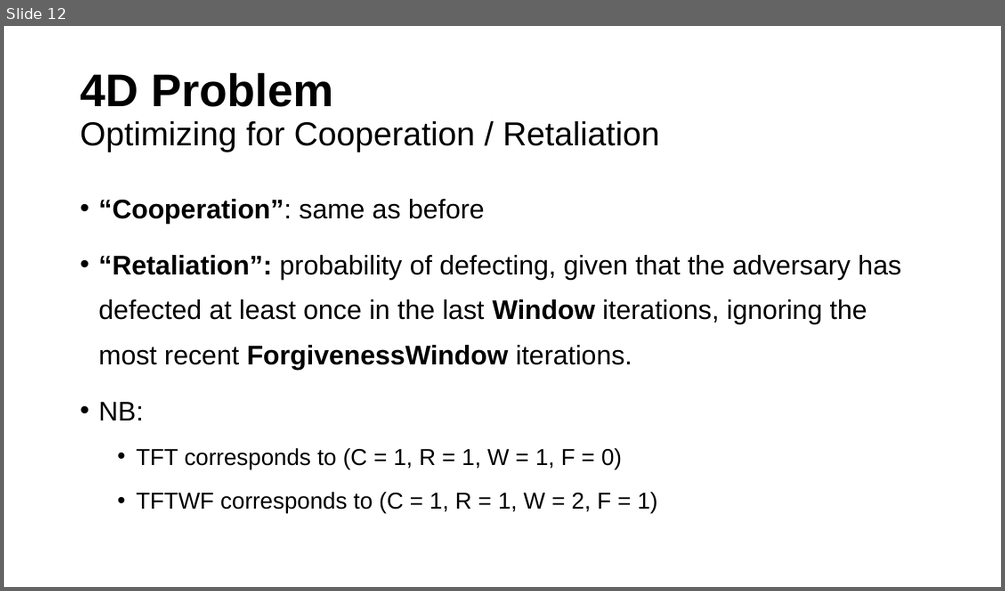
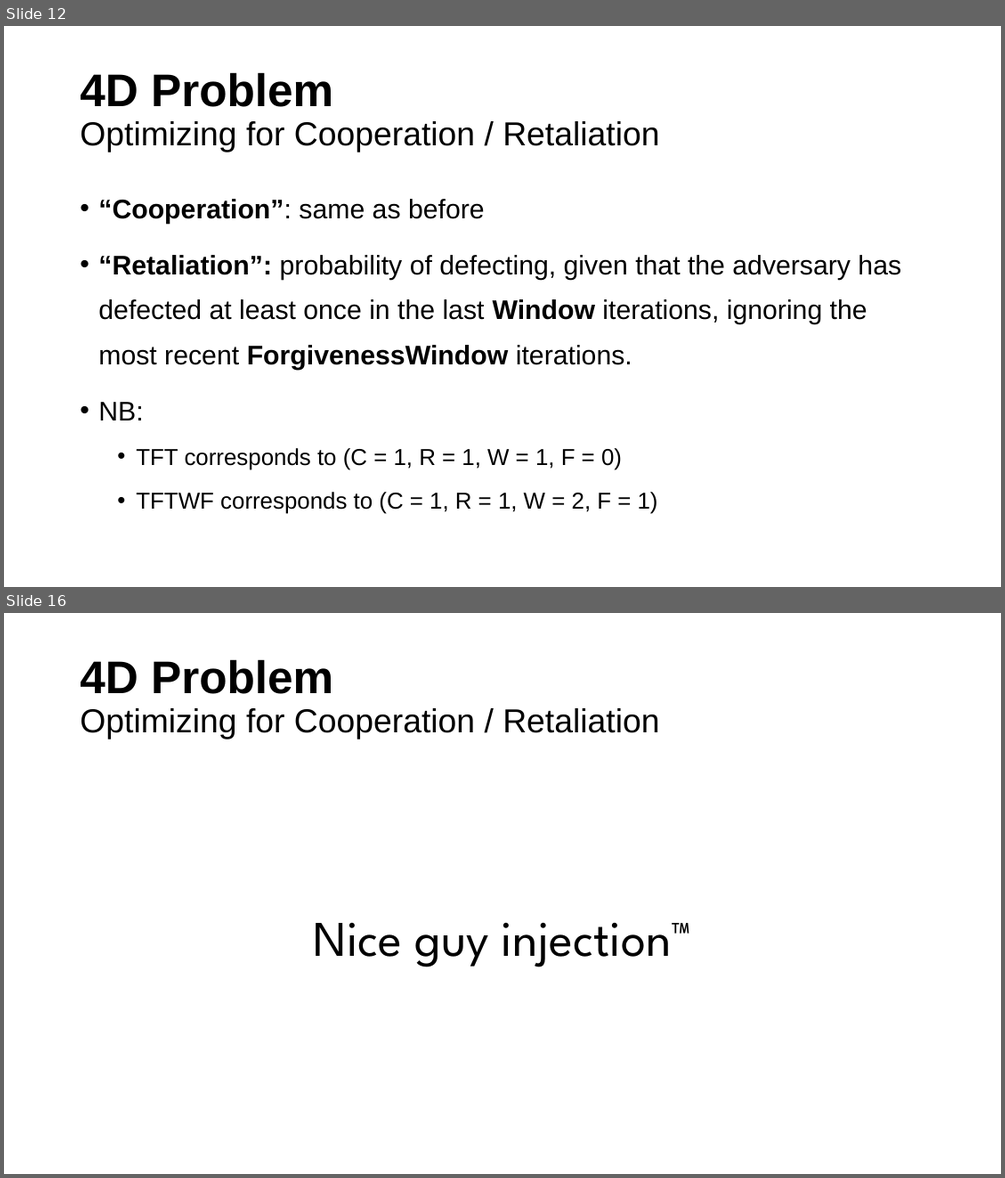
Before and after one commit to joaodinissf/ome-project-2020, a slide deck: presentation/OME.pptx. Shown one above the other, each under a label of ours: slide 12 before the commit, slides 12 and 16 after it; the slides between them are not shown. The pictures are 1005x591 and 1005x1178 pixels, drawn with LibreOffice and Linux fonts; fonts in the diff are those of the drawing. Boxes give left, top, right and bottom in pixels: in the first picture for what was removed or moved away, otherwise in the second. Text is boxed around its words. In the diff, an @@ line names an element or a change of style, - is before the commit and + after.

```diff
--- a/presentation/OME.pptx
+++ b/presentation/OME.pptx
@@ slide 16 added at box(4, 613, 1001, 1174), background #FFFFFF @@
@@ title added at box(80, 659, 659, 738), 32 pt, text #000000 @@
+4D Problem
+Optimizing for Cooperation / Retaliation
@@ text added at box(313, 922, 691, 967), 48 pt, text #000000 @@
+Nice guy injection™
```
Also in this commit, not shown: 1 slide changed, 6 other slides added, 15 other files.
